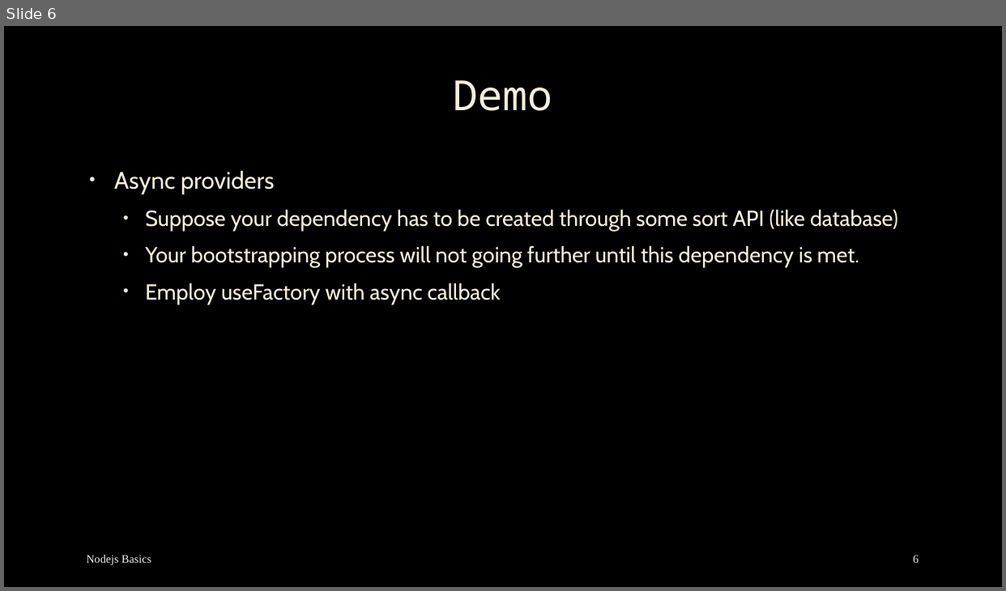
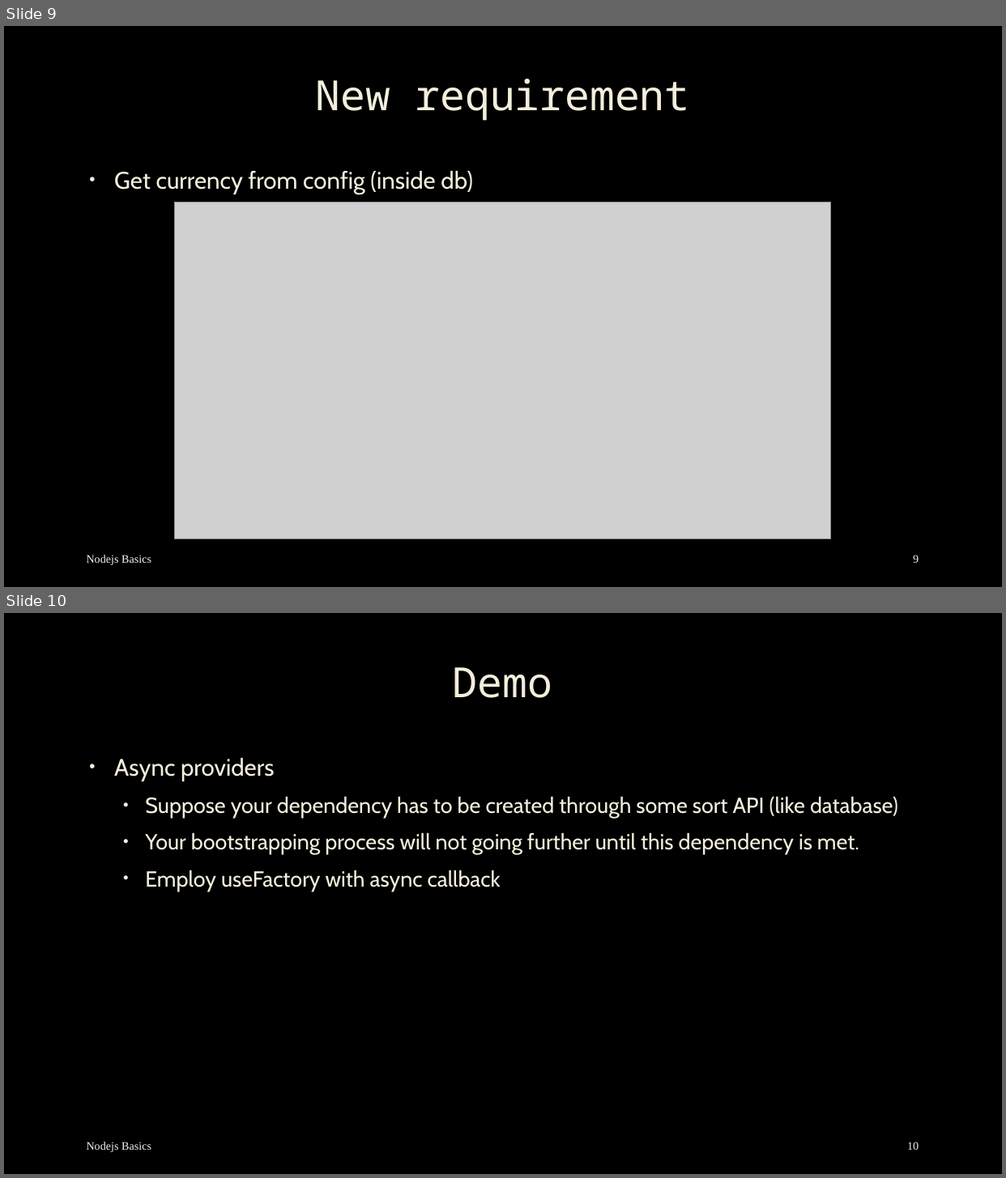
Before and after one commit to mostafa8026/nestjs-course, a slide deck: nestjs/nestjs-04.pptx. Shown one above the other, each under a label of ours: slide 6 before the commit, slides 9 and 10 after it. The pictures are 1006x591 and 1006x1178 pixels, drawn with LibreOffice and Linux fonts; fonts in the diff are those of the drawing; grey boxes stand for pictures; background and template pictures are left out. Boxes give left, top, right and bottom in pixels: in the first picture for what was removed or moved away, otherwise in the second. Text is boxed around its words. In the diff, an @@ line names an element or a change of style, - is before the commit and + after.

```diff
--- a/nestjs/nestjs-04.pptx
+++ b/nestjs/nestjs-04.pptx
@@ slide 9 added at (4,26,1002,587), background picture (left out) @@
@@ title added at (316,79,690,121), 40 pt, text #F4EEDC @@
+New requirement
@@ text added at (114,171,473,194), 23 pt, text #F4EEDC @@
+• Get currency from config (inside db)
@@ picture added at (175,203,831,540) @@
@@ text added at (87,555,151,565), 11 pt, text #F2F2F2 @@
+Nodejs Basics
@@ page number added at (913,555,918,563), 11 pt, text #F2F2F2 @@
+9
@@ what was slide 6 is now slide 10 @@
@@ page number at (907,1142,918,1150): text changed @@
-6
+10
```
Also in this commit, not shown: 5 slides changed, 5 other slides added, 49 other files.
